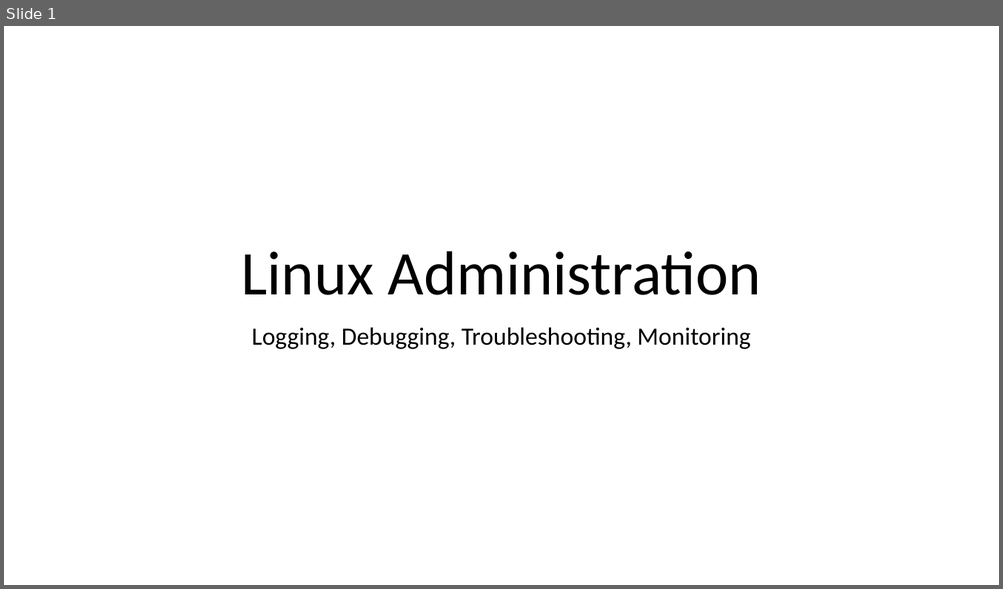
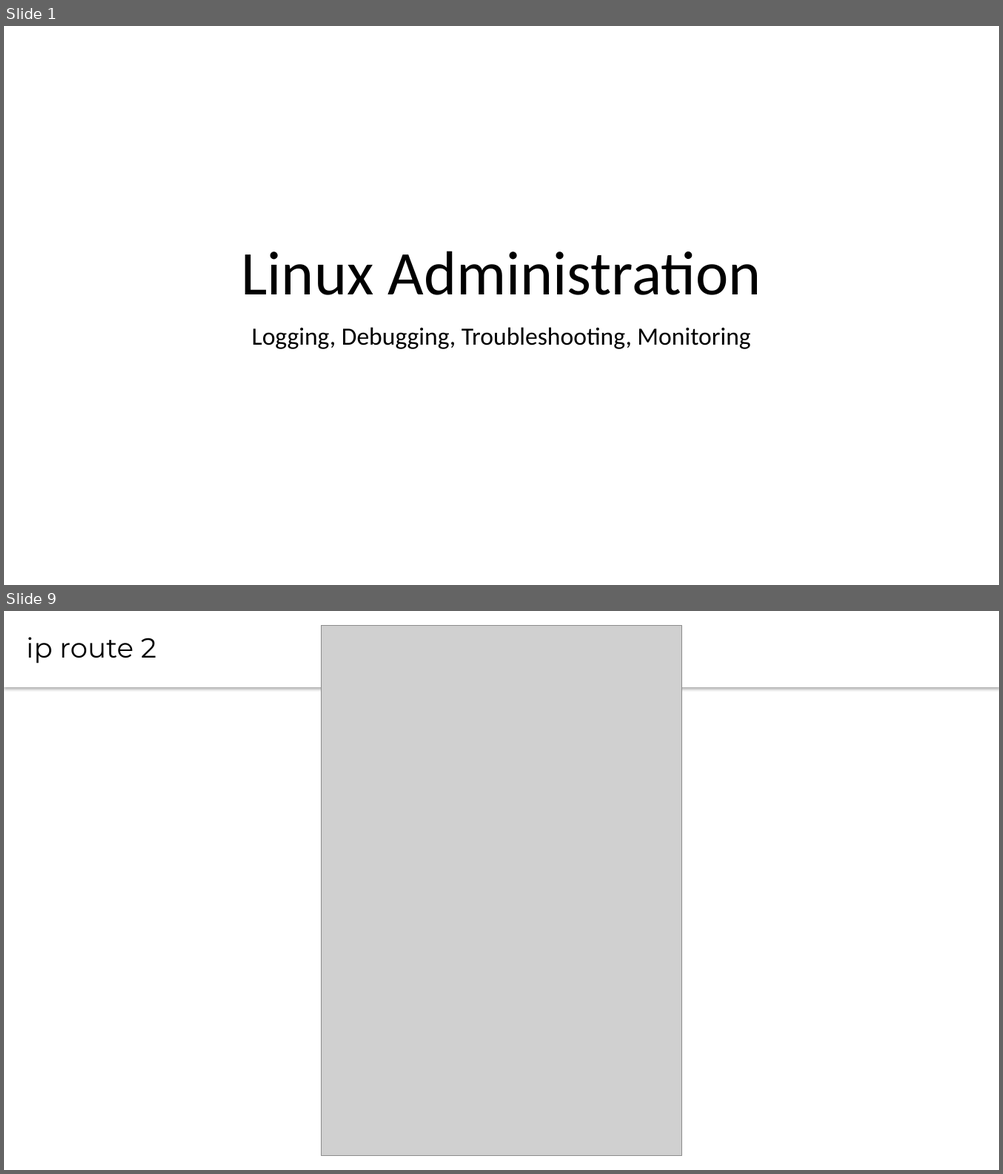
Before and after one commit to CsteerDevops1/lectures_devops2, a slide deck: LinuxAdm/LinuxAdm5.pptx. Shown one above the other, each under a label of ours: slide 1 before the commit, slides 1 and 9 after it; the slides between them are not shown. The pictures are 1003x589 and 1003x1174 pixels, drawn with LibreOffice and Linux fonts; fonts in the diff are those of the drawing; grey boxes stand for pictures. Boxes give left, top, right and bottom in pixels: in the first picture for what was removed or moved away, otherwise in the second. Text is boxed around its words. In the diff, an @@ line names an element or a change of style, - is before the commit and + after.

```diff
--- a/LinuxAdm/LinuxAdm5.pptx
+++ b/LinuxAdm/LinuxAdm5.pptx
@@ slide 9 added at box(4, 611, 999, 1170), background #FFFFFF @@
@@ text added at box(4, 611, 999, 687), fill #FFFFFF, 26.7 pt, text #000000 @@
+ip route 2
@@ picture added at box(321, 625, 681, 1156) @@
```
Also in this commit, not shown: 13 other slides added, 2 slides removed.
